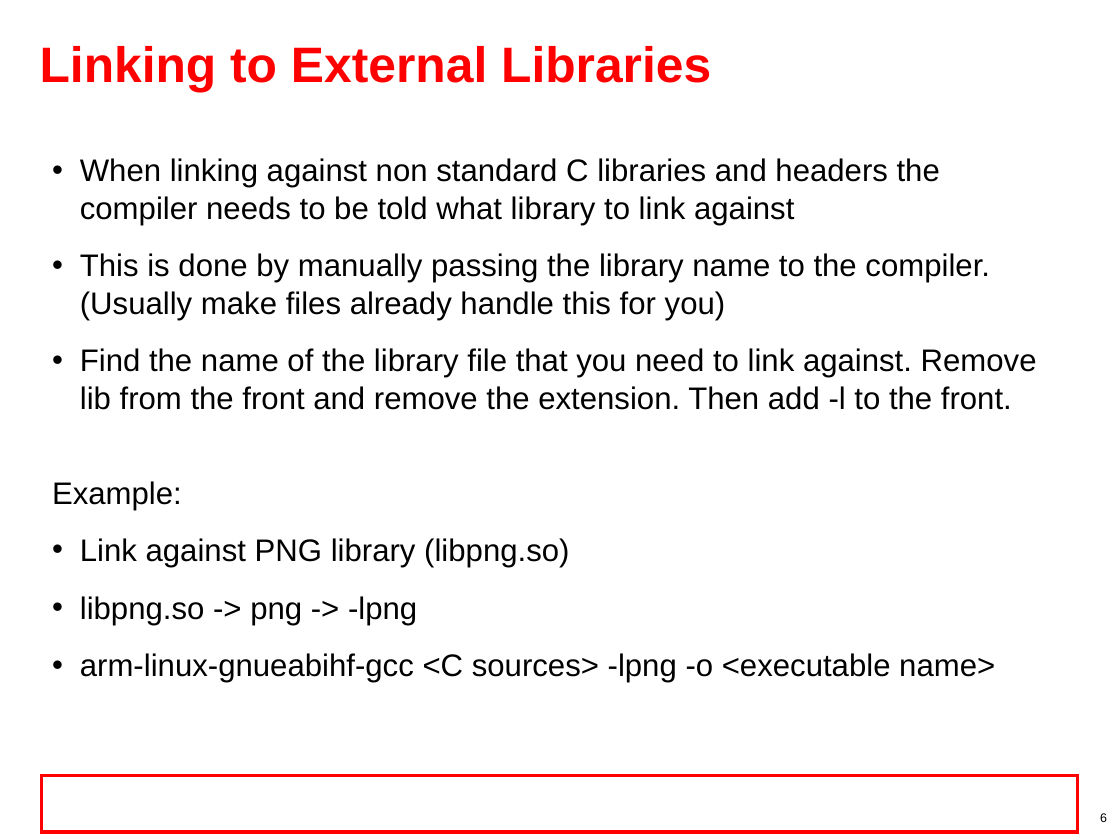
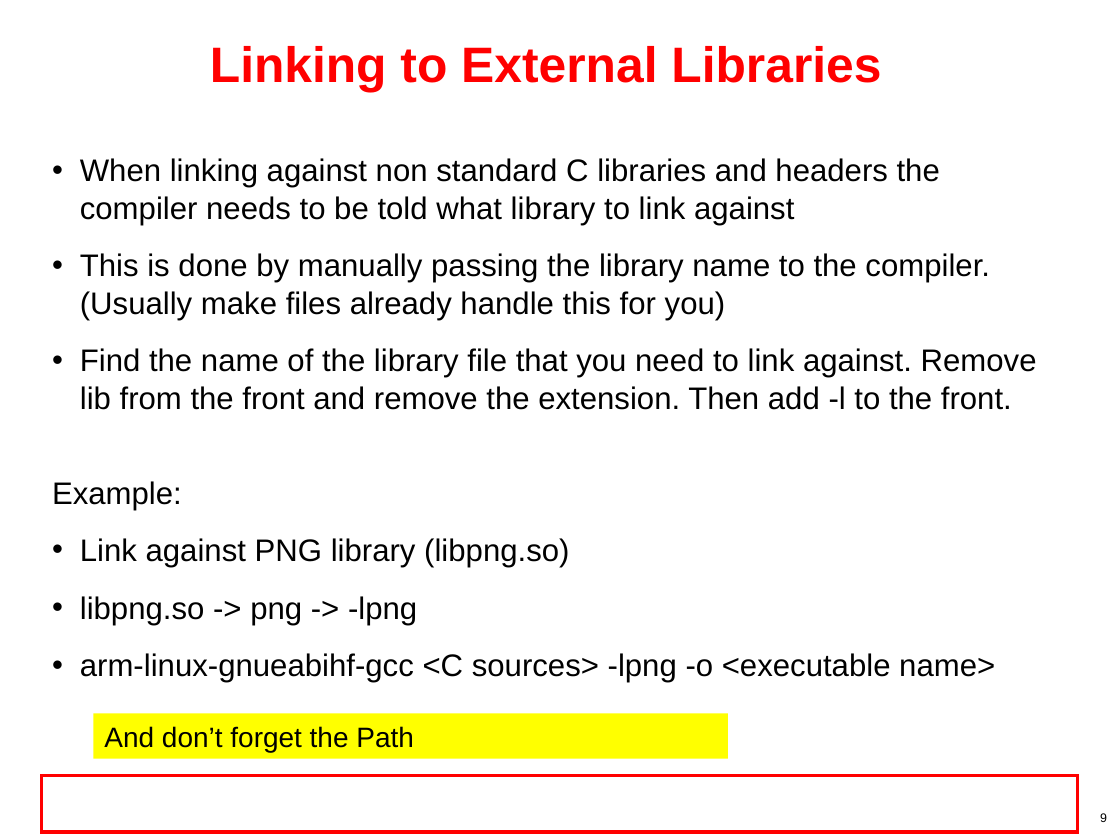
Before and after one commit to hari1989/keystone-workshop, a slide deck: slide 9 of preliminary/Working/presentations/Sitara/sitara_boot_camp_toolchain_Ran.pptx (slide 6 before the commit). Drawn at 1120x840 pixels with LibreOffice and Linux fonts; fonts in the diff are those of the drawing; background and template pictures are left out. Boxes give left, top, right and bottom in pixels: in the first picture for what was removed or moved away, otherwise in the second. Text is boxed around its words. In the diff, an @@ line names an element or a change of style, - is before the commit and + after.

```diff
--- a/preliminary/Working/presentations/Sitara/sitara_boot_camp_toolchain_Ran.pptx
+++ b/preliminary/Working/presentations/Sitara/sitara_boot_camp_toolchain_Ran.pptx
@@ title "Linking to External Libraries" at (210,46,881,93): alignment left to centre @@
@@ rectangle added at (93,713,728,758), fill #FFFF00, 18 pt, text #000000 @@
+And don’t forget the Path
@@ page number at (1100,813,1107,822): text changed @@
-6
+9
```
Also in this commit, not shown: 15 other slides changed, 10 slides added, 3 slides removed.
